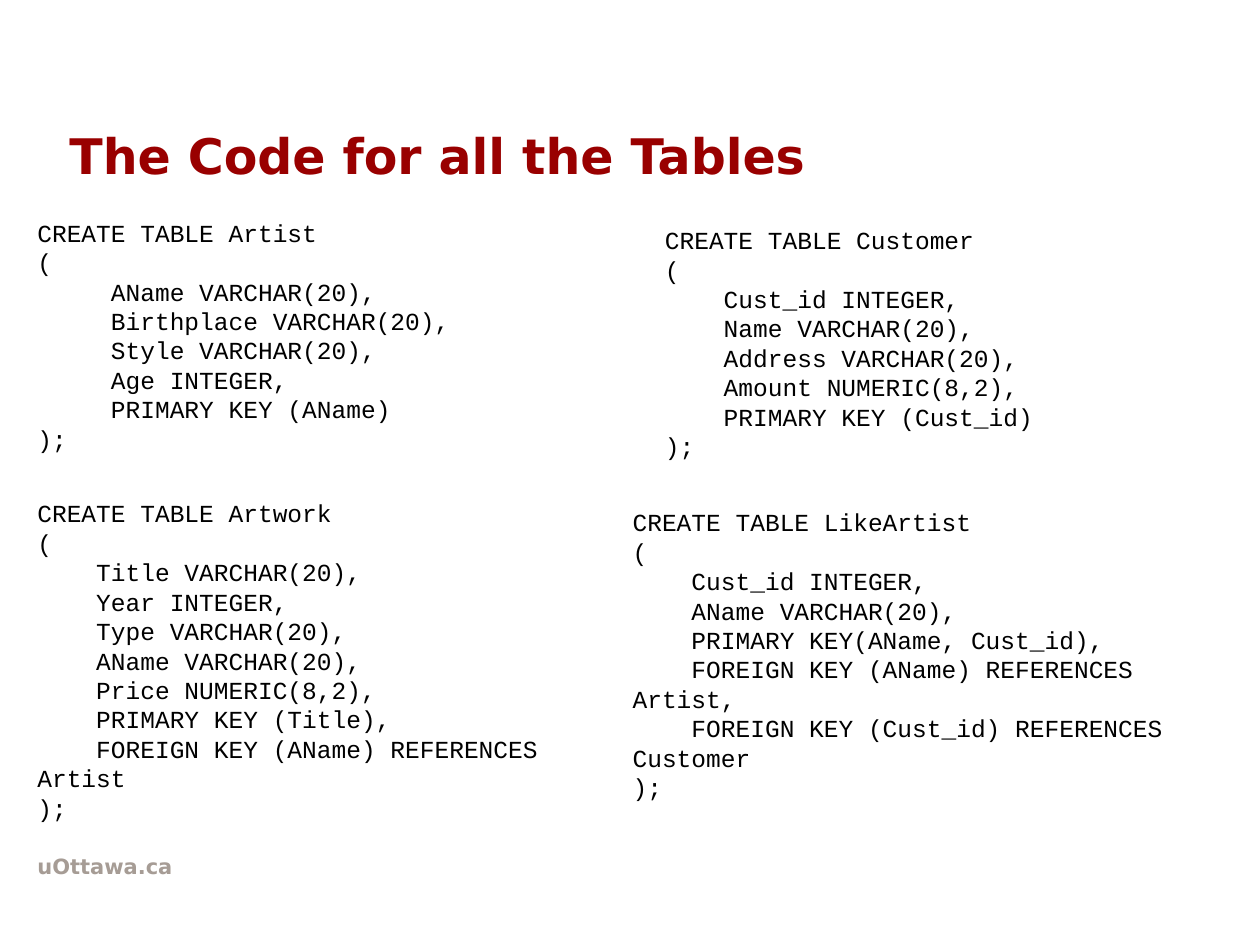
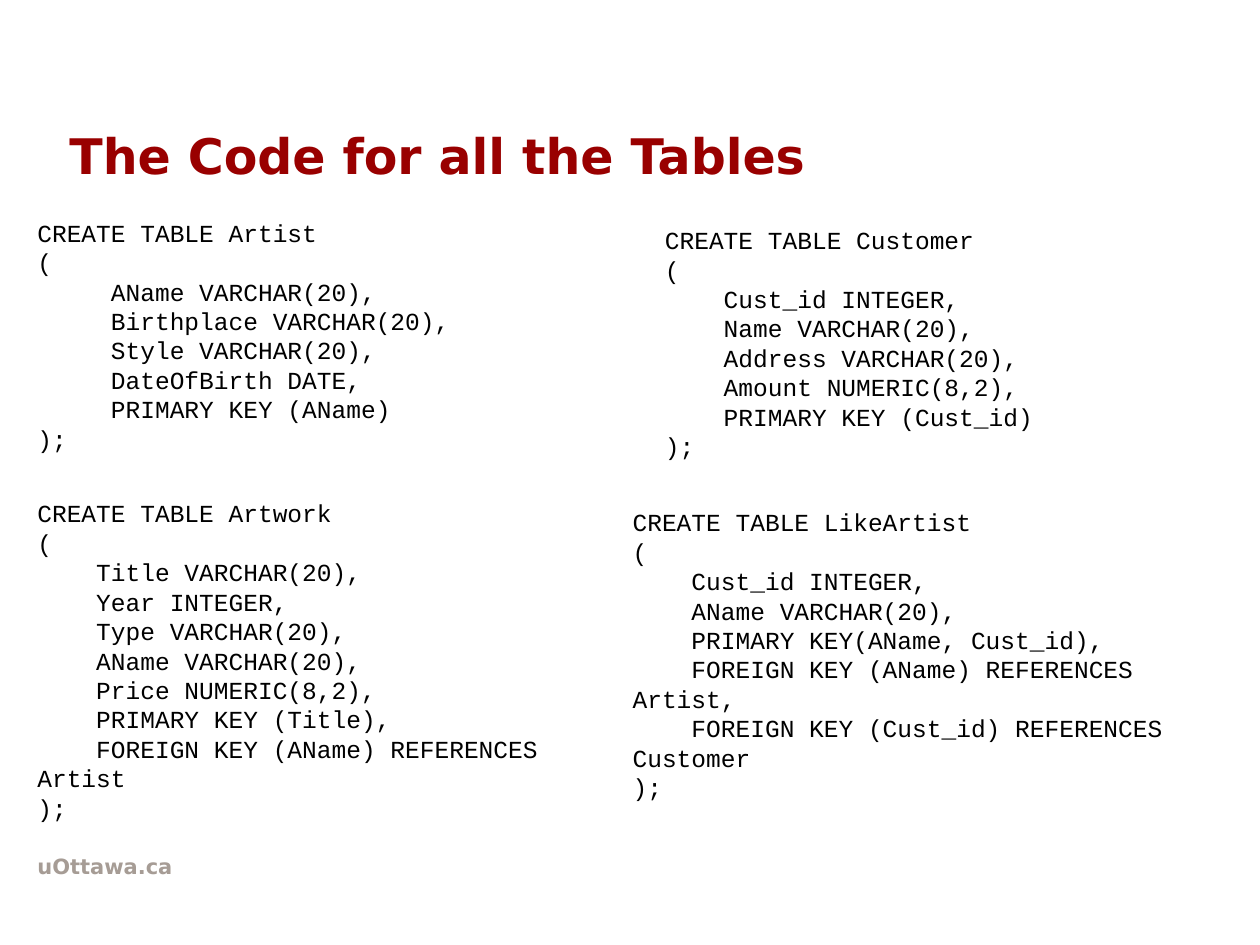
Before and after one commit to rkhal101/CSI2132-Databases-I, a slide deck: slide 8 of labs/lab2/lab2.pptx. Drawn at 1260x945 pixels with LibreOffice and Linux fonts; fonts in the diff are those of the drawing; background and template pictures are left out. Boxes give left, top, right and bottom in pixels: in the first picture for what was removed or moved away, otherwise in the second. Text is boxed around its words. In the diff, an @@ line names an element or a change of style, - is before the commit and + after.

Commit message:
changed age component in tables

```diff
--- a/labs/lab2/lab2.pptx
+++ b/labs/lab2/lab2.pptx
@@ text at <box>111,371,361,394</box>: text changed @@
-Age INTEGER,
+DateOfBirth DATE,
```
Also in this commit, not shown: 3 other slides changed, 7 other files.
